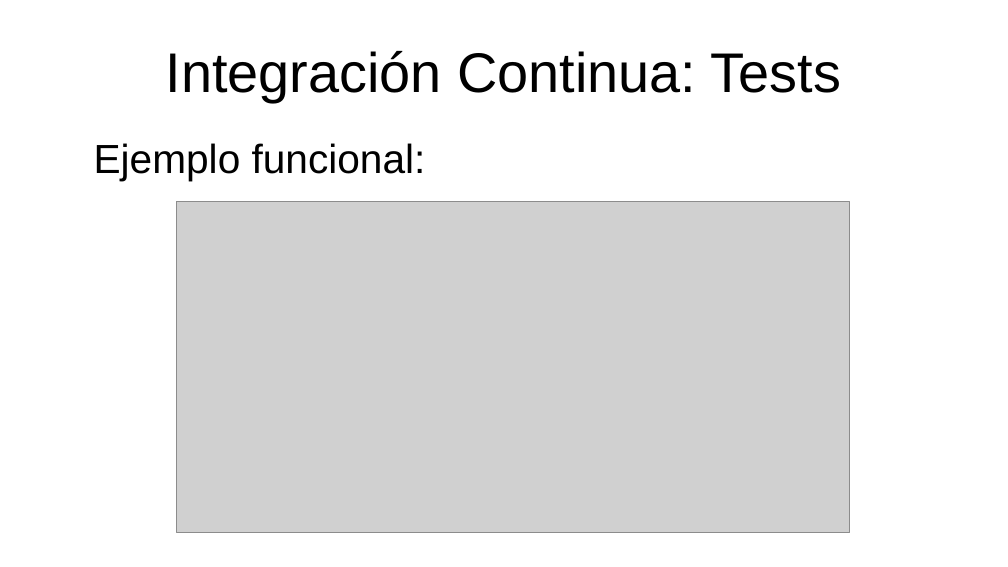
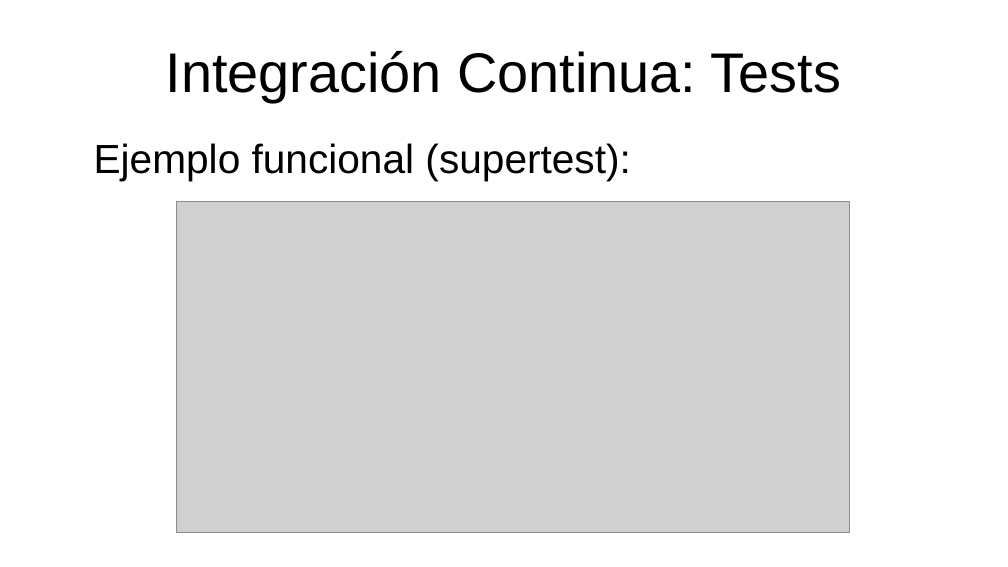
Before and after one commit to jojelupipa/Duckpiler, a slide deck: slide 14 of Presentación Duckpiler.odp (slide 10 before the commit). Drawn at 1008x567 pixels with LibreOffice and Linux fonts; fonts in the diff are those of the drawing; grey boxes stand for pictures. Boxes give left, top, right and bottom in pixels: in the first picture for what was removed or moved away, otherwise in the second. Text is boxed around its words. In the diff, an @@ line names an element or a change of style, - is before the commit and + after.

```diff
--- a/Presentación Duckpiler.odp
+++ b/Presentación Duckpiler.odp
@@ text at [94,143,630,181]: text changed @@
-Ejemplo funcional:
+Ejemplo funcional (supertest):
```
Also in this commit, not shown: 4 other slides changed, 7 slides added.
